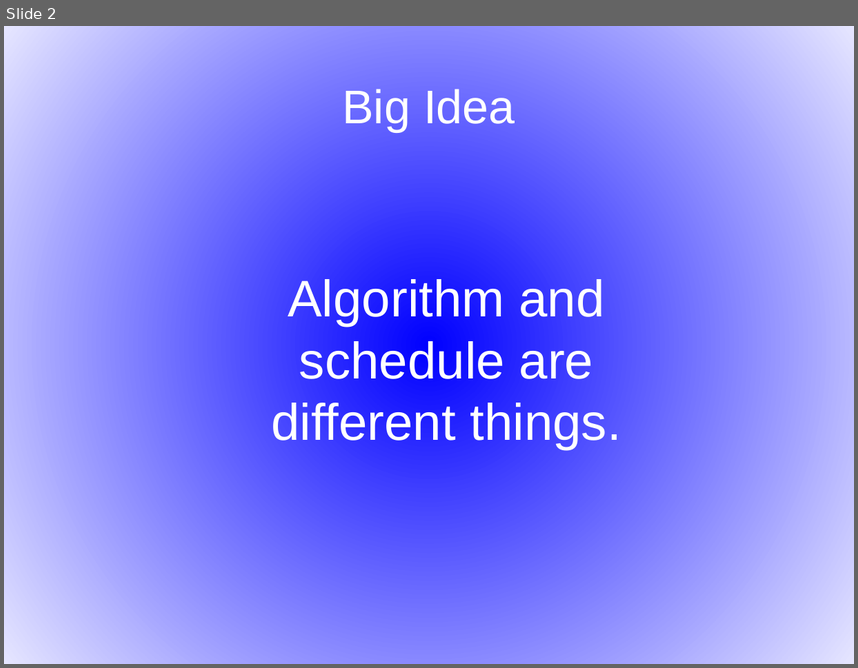
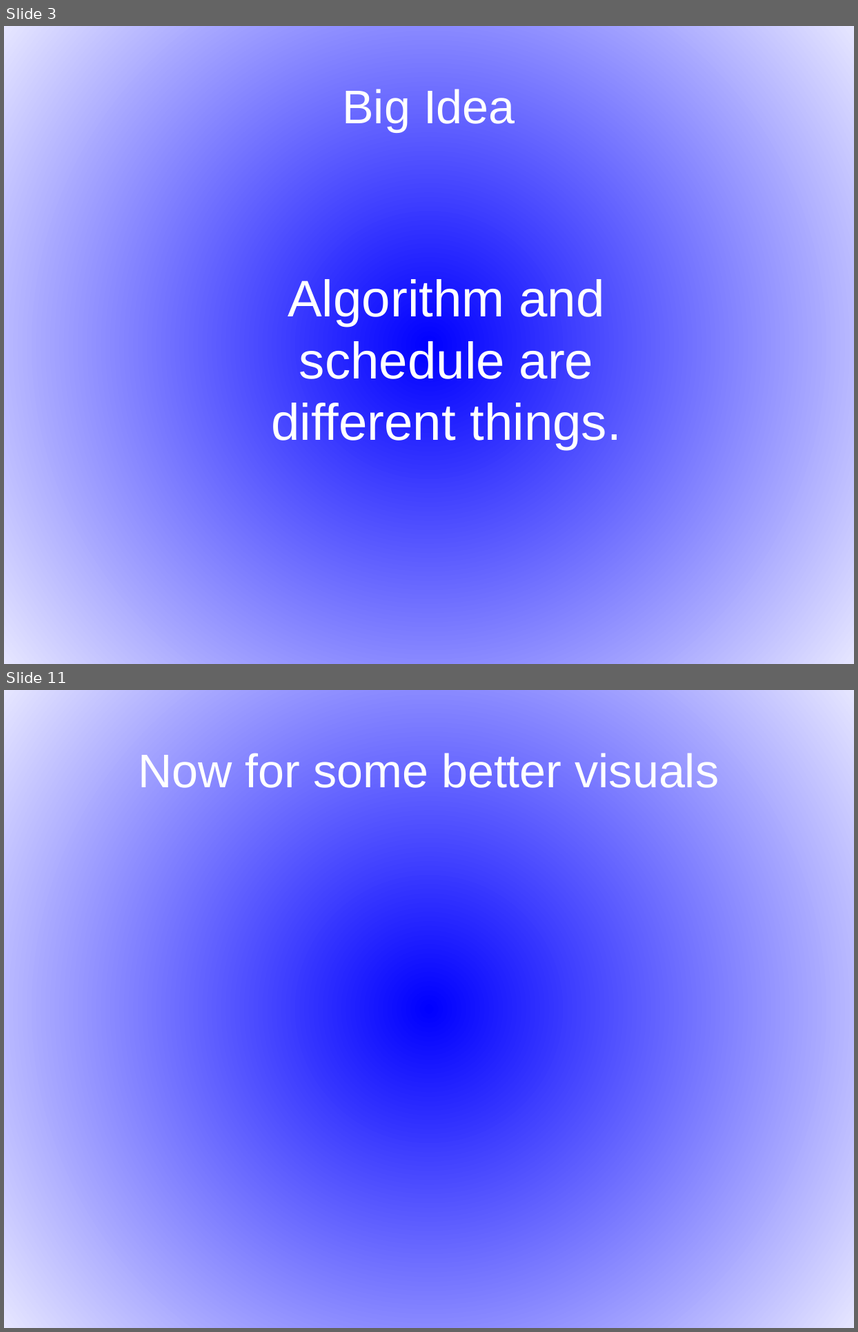
Before and after one commit to djohnkirby/PSC-Documents, a slide deck: Halide Presentation.odp. Shown one above the other, each under a label of ours: slide 2 before the commit, slides 3 and 11 after it; the slides between them are not shown. The pictures are 858x668 and 858x1332 pixels, drawn with LibreOffice and Linux fonts; fonts in the diff are those of the drawing. Boxes give left, top, right and bottom in pixels: in the first picture for what was removed or moved away, otherwise in the second. Text is boxed around its words. In the diff, an @@ line names an element or a change of style, - is before the commit and + after.

```diff
--- a/Halide Presentation.odp
+++ b/Halide Presentation.odp
@@ slide 11 added at (x1=4, y1=690, x2=854, y2=1328), background gradient #0000FF to #E6E6FF @@
@@ title added at (x1=138, y1=753, x2=720, y2=788), 44 pt, text #FFFFFF @@
+Now for some better visuals
@@ what was slide 2 is now slide 3 @@
```
Also in this commit, not shown: 7 slides changed, 6 other slides added, 1 slide removed.
